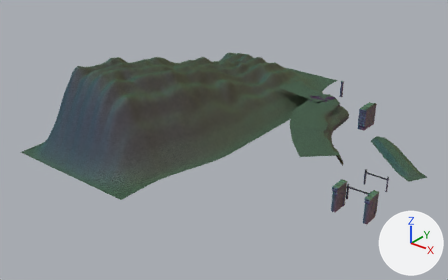
The glTF model art/models/env/env-unloading-shore-s1.glb, before and after one commit.
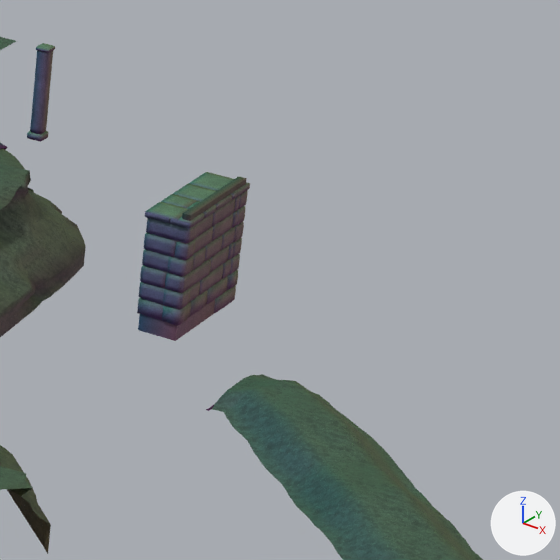
There are two pictures of each version: one whole from a camera (50 mm lens) standing at (22.6, -63.9, 34.0) and looking at (-22.0, -8.1, -0.6), one close up on the part from 75% to 96% of the width and 26% to 60% of the height. Every picture has the same lights, and +X, +Y and +Z are marked at lower right. The first two pictures are the older version. Objects named as collision shapes, trigger or cutter boxes, shadow casters or lower levels of detail are left out. Where no turn or scale is listed for an object, it has been applied to the vertices. Vertices at exactly the same position are counted once.

In view in the first close-up: 'env-unloading-shore-s1_lod0'.
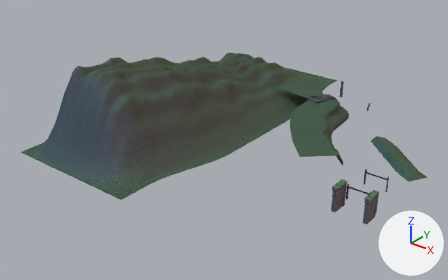
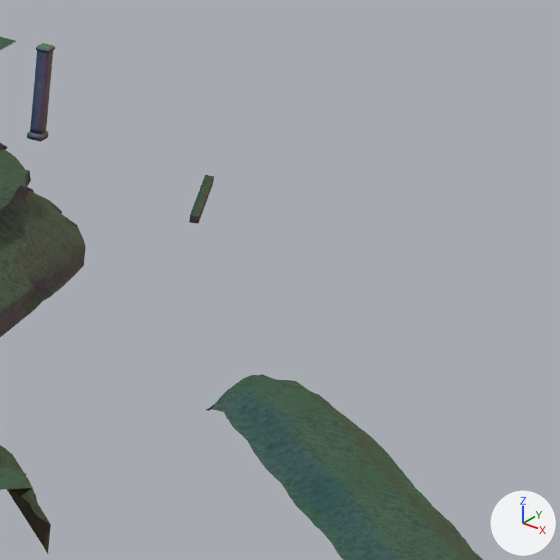
Where the change shows, as pixel boxes (x1, y1, x2, y2) in the close-ups (560 x 560 px):
part 1 of me_env_unloading_shore_s1_lod0, deleted: before (137, 182, 250, 341)
part 2 of me_env_unloading_shore_s1_lod0, cut back: before (146, 172, 248, 243); after (189, 175, 214, 224)

The change, as a diff of the scene's bpy script:
```diff
--- a/art/models/env/env-unloading-shore-s1.glb.py
+++ b/art/models/env/env-unloading-shore-s1.glb.py
@@ me_env_unloading_shore_s1_lod0 @@
 # used by ob_env_unloading_shore_s1_lod0; location = (-18.78, -2.5, 4.24)
-me_env_unloading_shore_s1_lod0.from_pydata(...)  # 24120 vertices, 46856 faces; spans x -21.2..21.2, y -23.5..23.5, z -5.2..5.2
+me_env_unloading_shore_s1_lod0.from_pydata(...)  # 19546 vertices, 37924 faces; spans x -21.2..21.2, y -23.5..23.5, z -5.2..5.2
+# me_env_unloading_shore_s1_lod0 part 1: 46 loose pieces with 3688 vertices, spanning x 8.1..9.2, y 8.5..11.5, z -5.1..-2.2, are deleted
+# me_env_unloading_shore_s1_lod0 part 2: 15 vertices moved within x 4.6..9.2, y 9.0..11.2, z -2.3..-0.6; 926 vertices removed from x 8.1..9.2, y 8.6..11.5, z -2.7..-2.1; 40 vertices added at x 8.3..9.3, y 8.8..11.2, z -2.3..-2.1
 me_env_unloading_shore_s1_lod0.materials.append(mat_mat_env_rock_shore)
```
